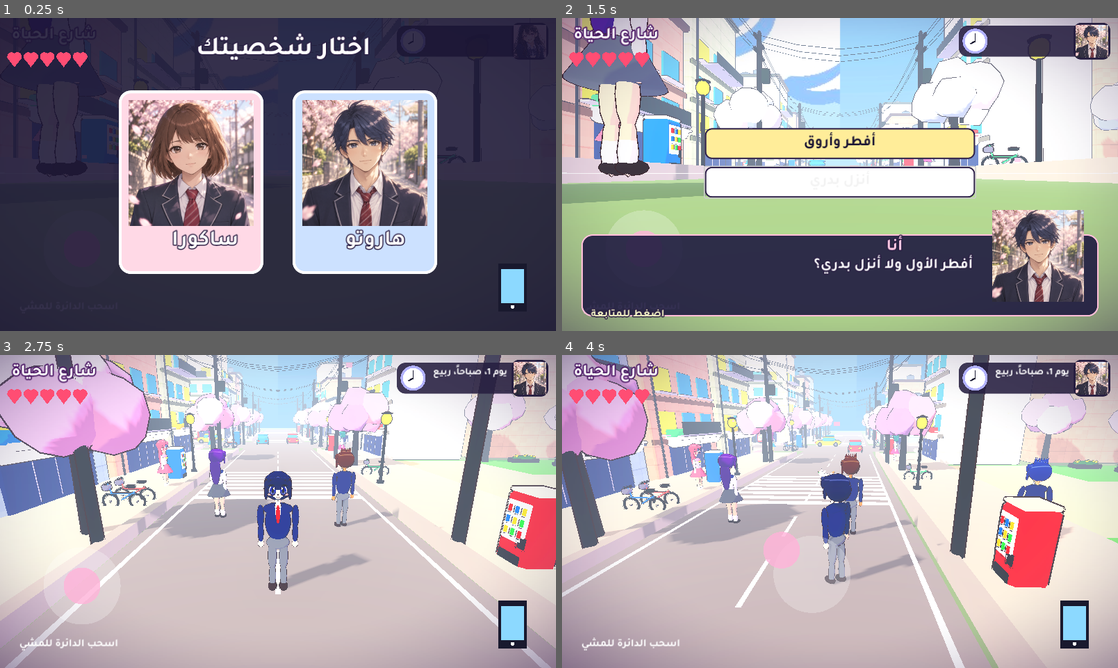
Above: before the commit, frames 1-4 (two rows, left to right).
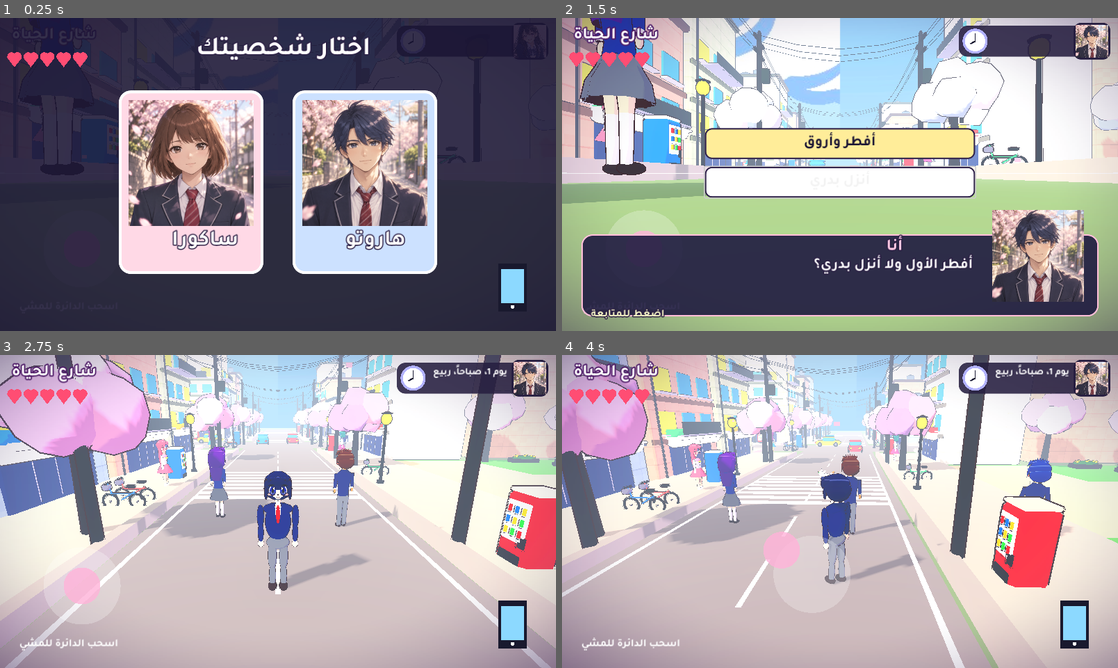
Above: after the commit, the same moments.

Repository: otakucoderstudio/anime-life-game
Game: Godot game, scene res://main.tscn
Same seed, same stepped clock (60 frames per second), same inputs: the game is played once before the commit and once after it.
Inputs (mouse positions are in pixels of both pictures, inside the frame that each line leads up to):
- Up to frame 1 (0.25 s): no input
- Up to frame 2 (1.5 s): tap Enter at 0.5 s; move the mouse to (962, 158) at 0.52 s; hold Right (ui_right) 0.53-1.25 s; click (962, 158) at 0.67 s; drag from (728, 190) to (812, 237) at 1.27 s
- Up to frame 3 (2.75 s): click "أفطر وأروق" at 2 s
- Up to frame 4 (4 s): move the mouse to (895, 442) at 2.77 s; hold Right (ui_right) 2.78-3.5 s; drag from (812, 574) to (673, 464) at 3.52 s

The runs differ from the first frame. In frame 1, less than 0.1% of the frame differs, in the area x 7-15%, y 30-50%; in frame 2, 2.8%, in the area x 0-20%, y 0-51%; in frame 3, 0.5%; in frame 4, 0.7%.

Commit message:
Source for v3d-0.63: Rebuilt Ayani and Kaito models, bangs fixed

Diff:
--- a/godot-3d/main.gd
+++ b/godot-3d/main.gd
@@ -336,10 +336,12 @@
 	for c in n.get_children(): _collect(c,out)
 func make_girl(skin:Color,hair:Color,top:Color,skirtc:Color,ribbon:Color,long_hair:=true,glasses:=false)->Dictionary:
 	var iris:=Color(0.35,0.2,0.65) if hair.v<0.5 else Color(0.2,0.45,0.7)
-	return load_char(("girl_long" if long_hair else "girl_bob")+("_g" if glasses else ""),cmat(skin,hair,top,skirtc,ribbon,iris))
+	var kn:=("girl_long" if long_hair else "girl_bob")+("_g" if glasses else "")
+	if glasses and long_hair: kn="girl_ayani"
+	return load_char(kn,cmat(skin,hair,top,skirtc,ribbon,iris))
 func make_boy(skin:Color,hair:Color,spiky:bool,tie:=Color(0.7,0.1,0.15))->Dictionary:
 	var iris:=Color(0.25,0.35,0.2) if spiky else Color(0.2,0.25,0.55)
-	return load_char("boy_spiky" if spiky else "boy_soft",cmat(skin,hair,Color(0.14,0.22,0.45),Color(0.5,0.52,0.56),tie,iris))
+	return load_char("boy_kaito" if spiky else "boy_soft",cmat(skin,hair,Color(0.14,0.22,0.45),Color(0.5,0.52,0.56),tie,iris))
 
 func make_girl_old(skin:Color,hair:Color,top:Color,skirtc:Color,ribbon:Color,long_hair:=true)->Dictionary:
 	var root:=Node3D.new()
@@ -870,7 +872,7 @@
 			var pi0:int=int(OS.get_cmdline_user_args()[-1]); player.position=npcs[pi0].n.position+Vector3(0,0,9); scene_layer.visible=false; mode='play'; ui.visible=false
 		if frames>=50 and frames<=59 and 'ptr' in OS.get_cmdline_user_args():
 			var pi:int=int(OS.get_cmdline_user_args()[-1]); var pn:Node3D=npcs[pi].n; pn.rotation.y=0; player.visible=false; get_tree().root.set_meta("x",true)
-			cam.position=pn.position+Vector3(0.1,2.0,2.3); cam.fov=34; cam.look_at(pn.position+Vector3(0,1.9,0))
+			cam.position=pn.position+Vector3(0.1,2.0,2.3); cam.fov=40; cam.look_at(pn.position+Vector3(0,1.75,0))
 		if frames==40 and ('night' in OS.get_cmdline_user_args() or 'deep' in OS.get_cmdline_user_args()): env_t=0.0
 		if frames==100 and ('night' in OS.get_cmdline_user_args() or 'deep' in OS.get_cmdline_user_args()): pass
 		if frames==40 and 'map' in OS.get_cmdline_user_args(): mode='play'; open_map()
Binary file added: godot-3d/chars/boy_kaito.glb
Binary file added: godot-3d/chars/girl_ayani.glb
Binary file changed: godot-3d/chars/girl_sakura.glb
